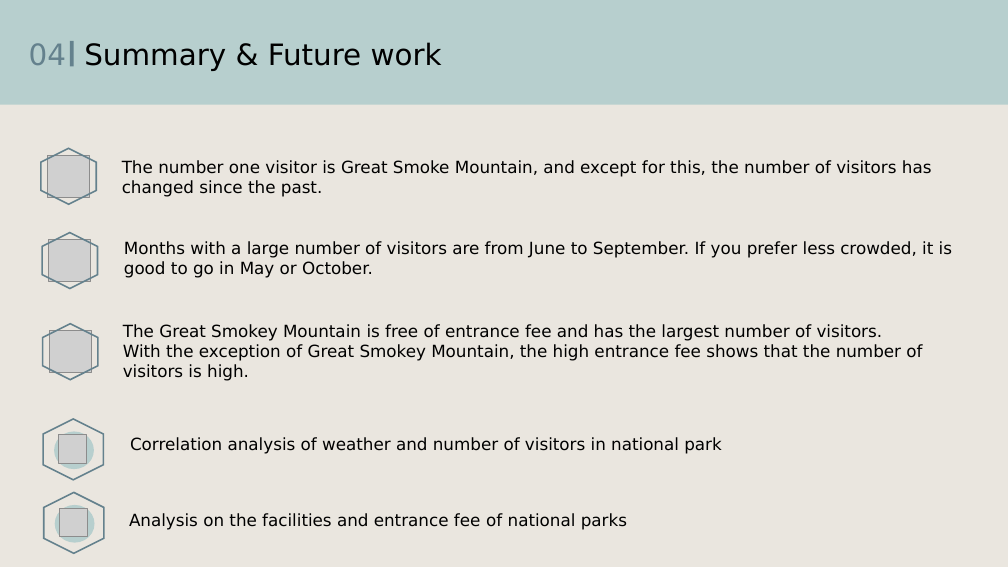
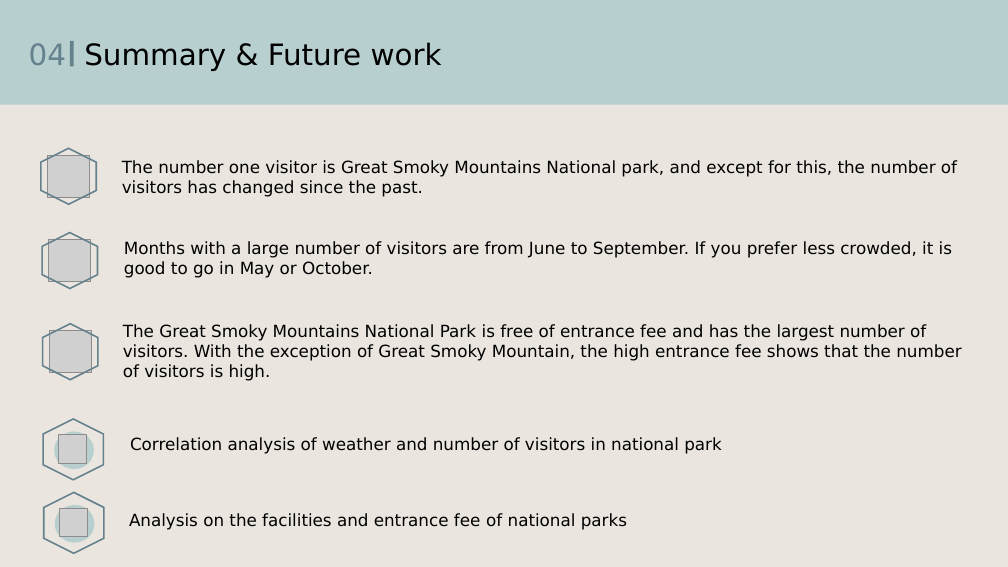
Before and after one commit to hayley01145553/WebScrapingProject, a slide deck: slide 10 of Web Scraping Project.pptx. Drawn at 1008x567 pixels with LibreOffice and Linux fonts; fonts in the diff are those of the drawing; grey boxes stand for pictures. Boxes give left, top, right and bottom in pixels: in the first picture for what was removed or moved away, otherwise in the second. Text is boxed around its words. In the diff, an @@ line names an element or a change of style, - is before the commit and + after.

```diff
--- a/Web Scraping Project.pptx
+++ b/Web Scraping Project.pptx
@@ text at bbox=[122, 160, 957, 197]: text changed @@
-The number one visitor is Great Smoke Mountain, and except for this, the number of visitors has changed since the past.
+The number one visitor is Great Smoky Mountains National park, and except for this, the number of visitors has changed since the past.
@@ text at bbox=[123, 324, 961, 381]: text changed @@
-The Great Smokey Mountain is free of entrance fee and has the largest number of visitors.
-With the exception of Great Smokey Mountain, the high entrance fee shows that the number of visitors is high.
+The Great Smoky Mountains National Park is free of entrance fee and has the largest number of visitors. With the exception of Great Smoky Mountain, the high entrance fee shows that the number of visitors is high.
```
